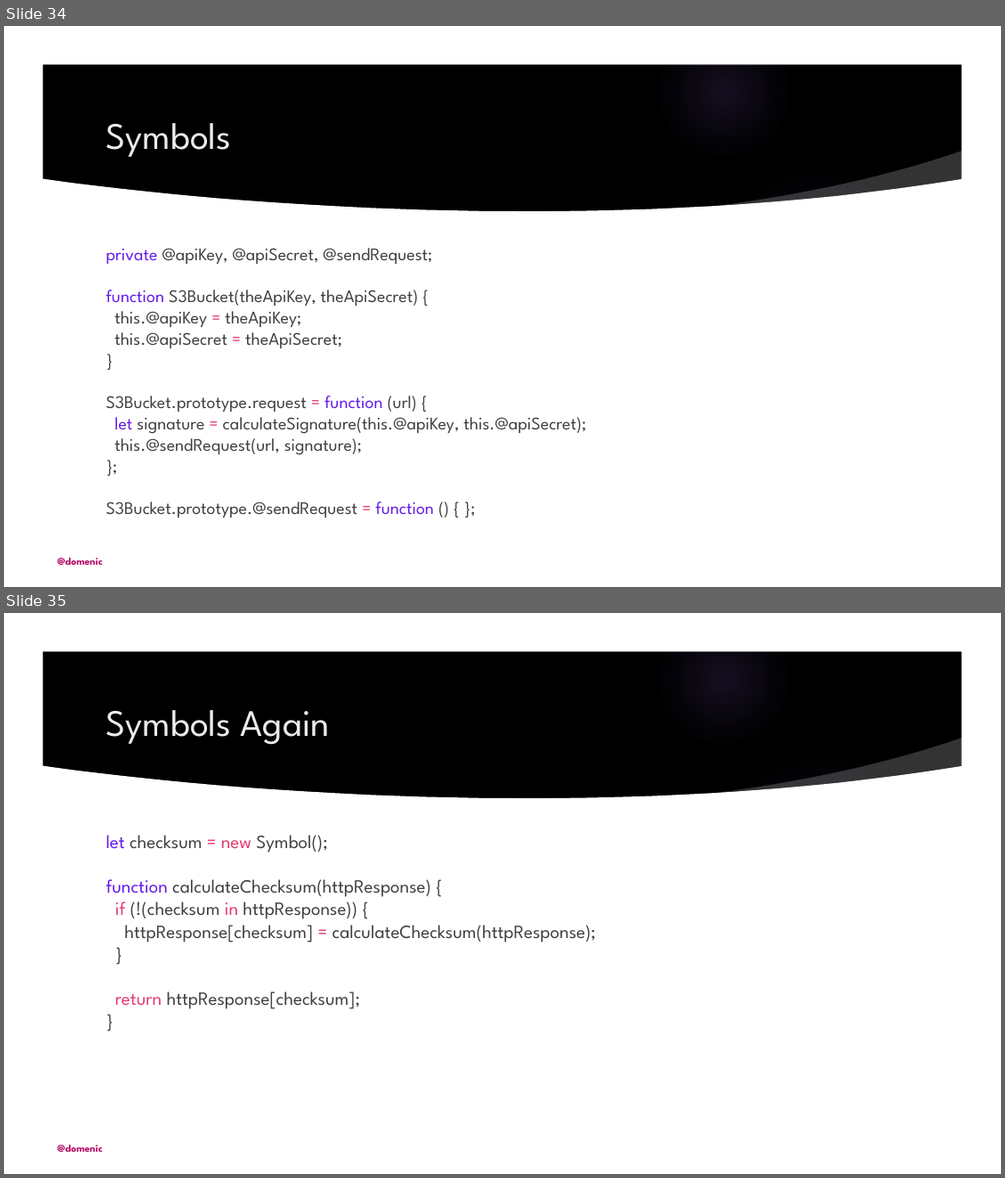
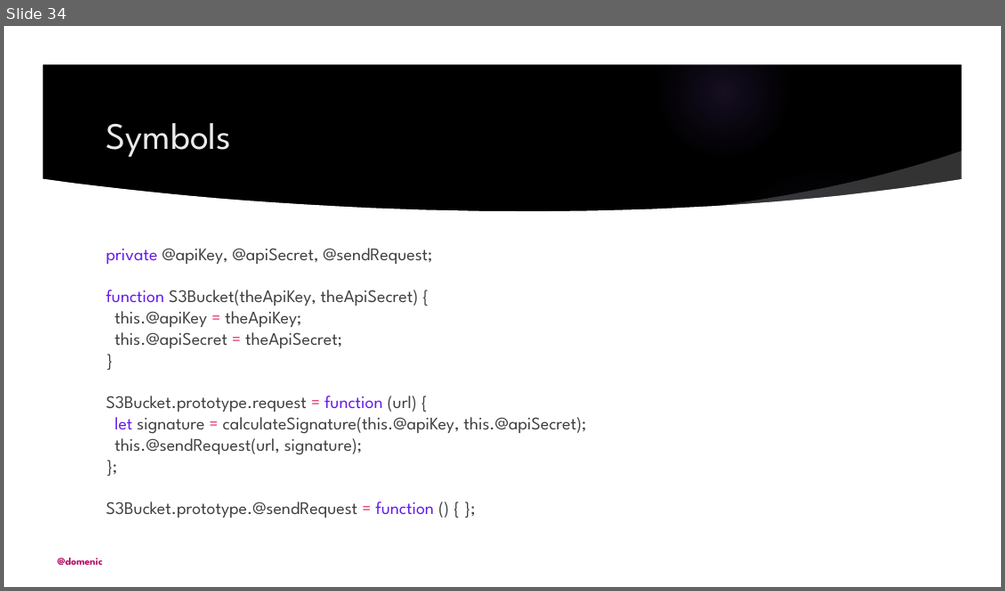
Before and after one commit to domenic/es6isnigh, a slide deck: assets/presentation-30-minutes.pptx. Shown one above the other, each under a label of ours: slides 34 and 35 before the commit, slide 34 after it. The pictures are 1005x1178 and 1005x591 pixels, drawn with LibreOffice and Linux fonts; fonts in the diff are those of the drawing; background and template pictures are left out. Boxes give left, top, right and bottom in pixels: in the first picture for what was removed or moved away, otherwise in the second. Text is boxed around its words. In the diff, an @@ line names an element or a change of style, - is before the commit and + after.

```diff
--- a/assets/presentation-30-minutes.pptx
+++ b/assets/presentation-30-minutes.pptx
@@ slide 35 removed at box(4, 613, 1001, 1174), background picture (left out); not listed: 8 template elements that a slide beside it also shows @@
@@ title removed at box(106, 710, 330, 745) @@
-Symbols Again
@@ text removed at box(106, 835, 596, 1009) @@
-let checksum = new Symbol();
-function calculateChecksum(httpResponse) {
-if (!(checksum in httpResponse)) {
-httpResponse[checksum] = calculateChecksum(httpResponse);
-}
-return httpResponse[checksum];
-}
@@ text removed at box(57, 1144, 103, 1151) @@
-@domenic
```
Also in this commit, not shown: 5 slides changed, 1 other file.
